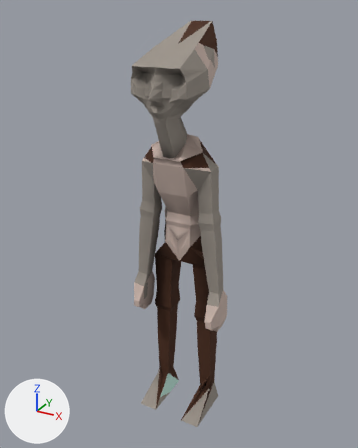
An edit to the Blender file characters/models/prisoner_joined.blend, drawn before and after from the same camera.
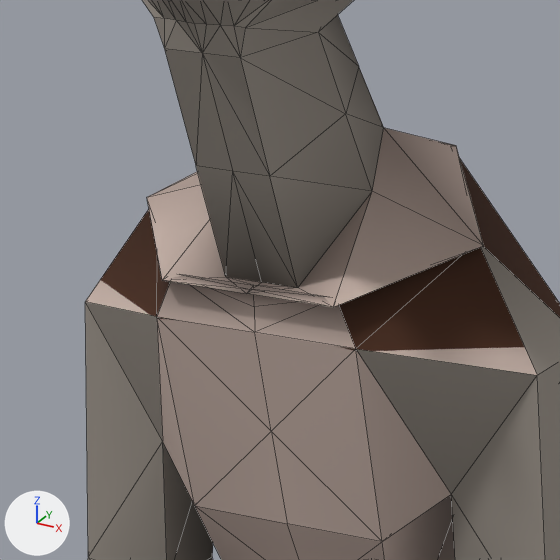
There are two pictures of each version: one whole from a 50 mm camera at (0.947, -1.802, 1.843) aimed at (-0.009, -0.064, 0.974), one close up on the part from 36% to 60% of the width and 26% to 45% of the height. The lights are fixed; the arrows at lower left show +X, +Y and +Z. The last two pictures show the newer version. The close-ups show mesh edges as thin lines.

In view in the first close-up: 'Runner'.
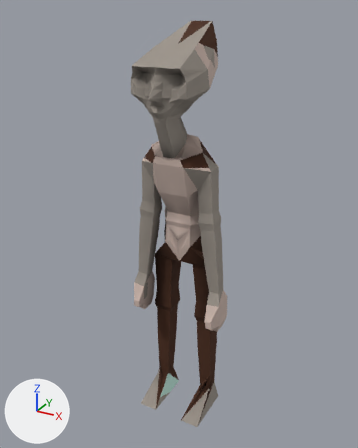
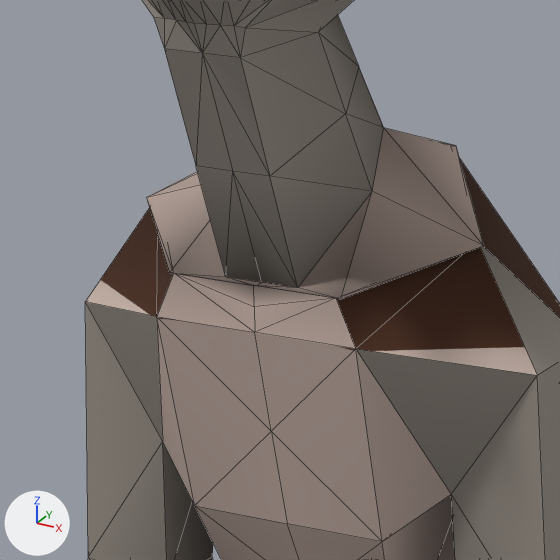
Scene script edits in JSON lines:
```json
{"block": "me_runner", "where": "me_runner.from_pydata(...)  # 432 vertices, 860 faces; spans x -0.22..0.22, y -0.3..0.11, z 0.0..1.79"}
{"block": "me_runner", "where": "# used by ob_runner; location = (0.0, 0.0, 0.0)"}
{"block": "me_runner", "where": "# before: 27 (0.06, -0.18, 1.3) at pixel (333, 307), 29 (-0.06, -0.18, 1.3) at pixel (162, 280), 388 (0.0, -0.18, 1.3) at pixel (246, 293)"}
{"block": "me_runner", "change": "me_runner part 1"}
{"op": "add", "block": "me_runner", "code": "for i in [27, 29, 388]: me_runner.vertices[i].co += Vector((0.0, 0.01, 0.0))"}
{"block": "me_runner", "change": "me_runner part 2: vertex colours changed"}
```

What differs and where, as boxes [x1, y1, x2, y2] in the close-ups (560 x 560 px; the box of a moved part takes in the faces that stretch with it):
```json
{"part": 1, "of": "me_runner", "change": "moved or reshaped", "before": [147, 184, 483, 307], "after": [147, 184, 483, 299]}
```
